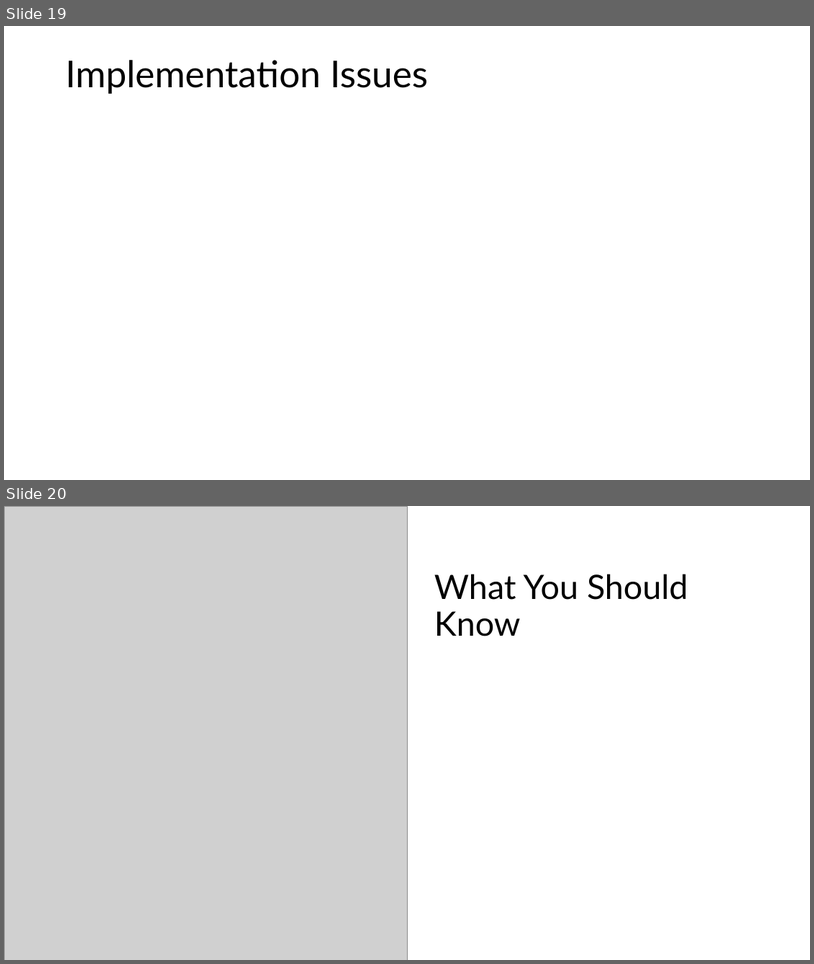
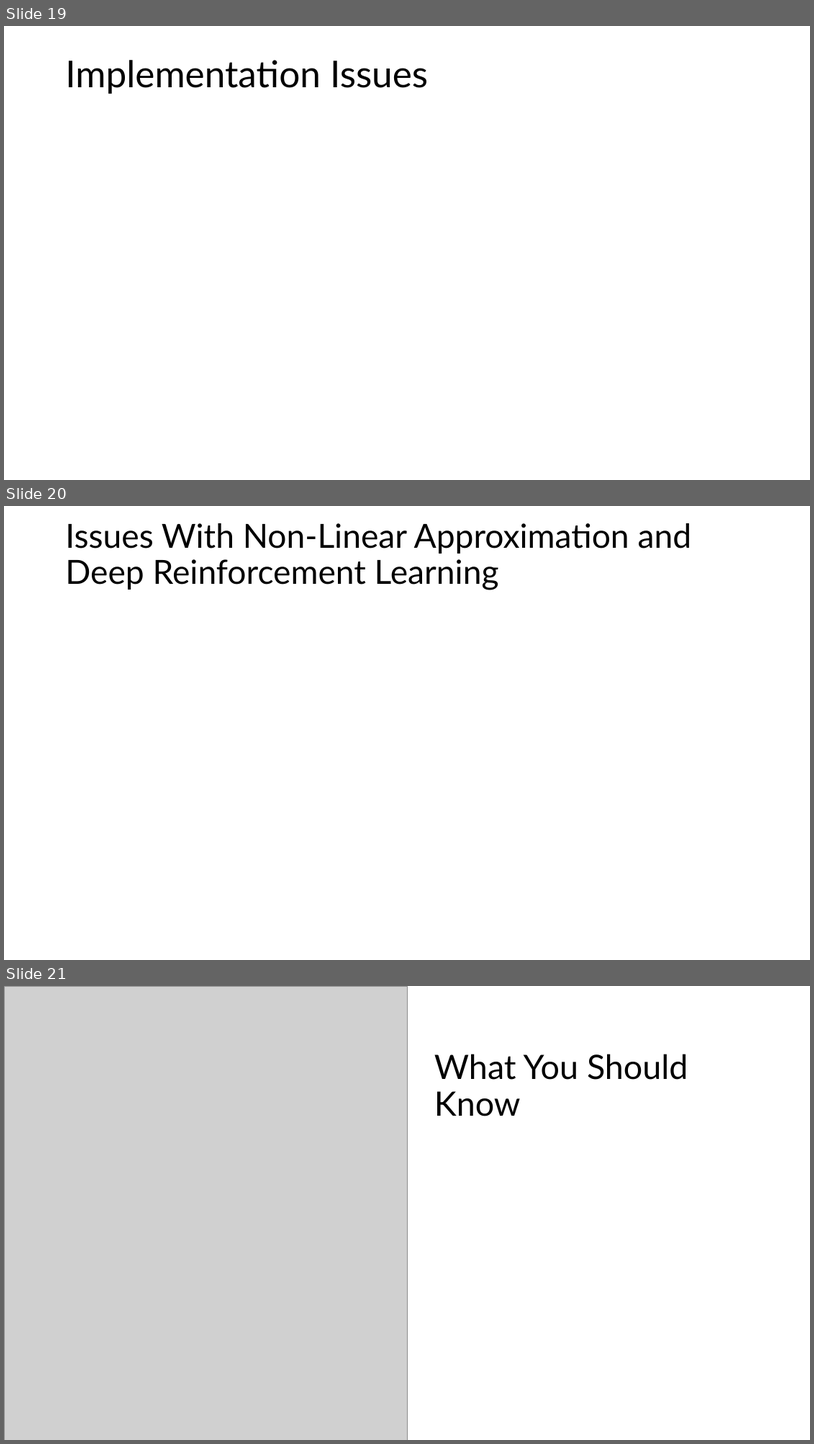
Before and after one commit to mhahsler/Introduction_to_Reinforcement_Learning, a slide deck: slides/Lecture_Chapter12.pptx. Shown one above the other, each under a label of ours: slides 19 and 20 before the commit, slides 19, 20 and 21 after it. The pictures are 814x964 and 814x1444 pixels, drawn with LibreOffice and Linux fonts; fonts in the diff are those of the drawing; grey boxes stand for pictures. Boxes give left, top, right and bottom in pixels: in the first picture for what was removed or moved away, otherwise in the second. Text is boxed around its words. In the diff, an @@ line names an element or a change of style, - is before the commit and + after.

```diff
--- a/slides/Lecture_Chapter12.pptx
+++ b/slides/Lecture_Chapter12.pptx
@@ slide 20 added at <box>4,506,810,960</box>, background #FFFFFF @@
@@ title added at <box>65,523,692,590</box>, 39.6 pt, text #000000 @@
+Issues With Non-Linear Approximation and
+Deep Reinforcement Learning
@@ what was slide 20 is now slide 21 @@
```
Also in this commit, not shown: 5 other files.
